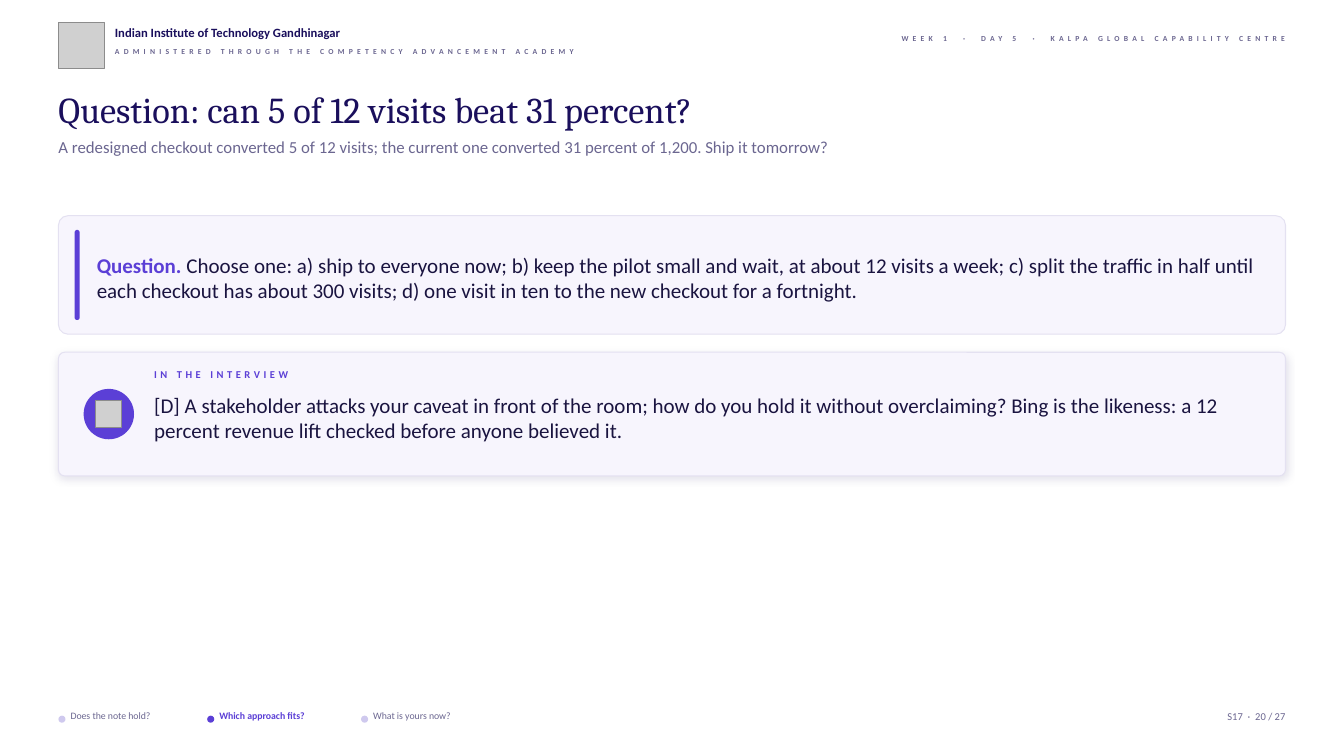
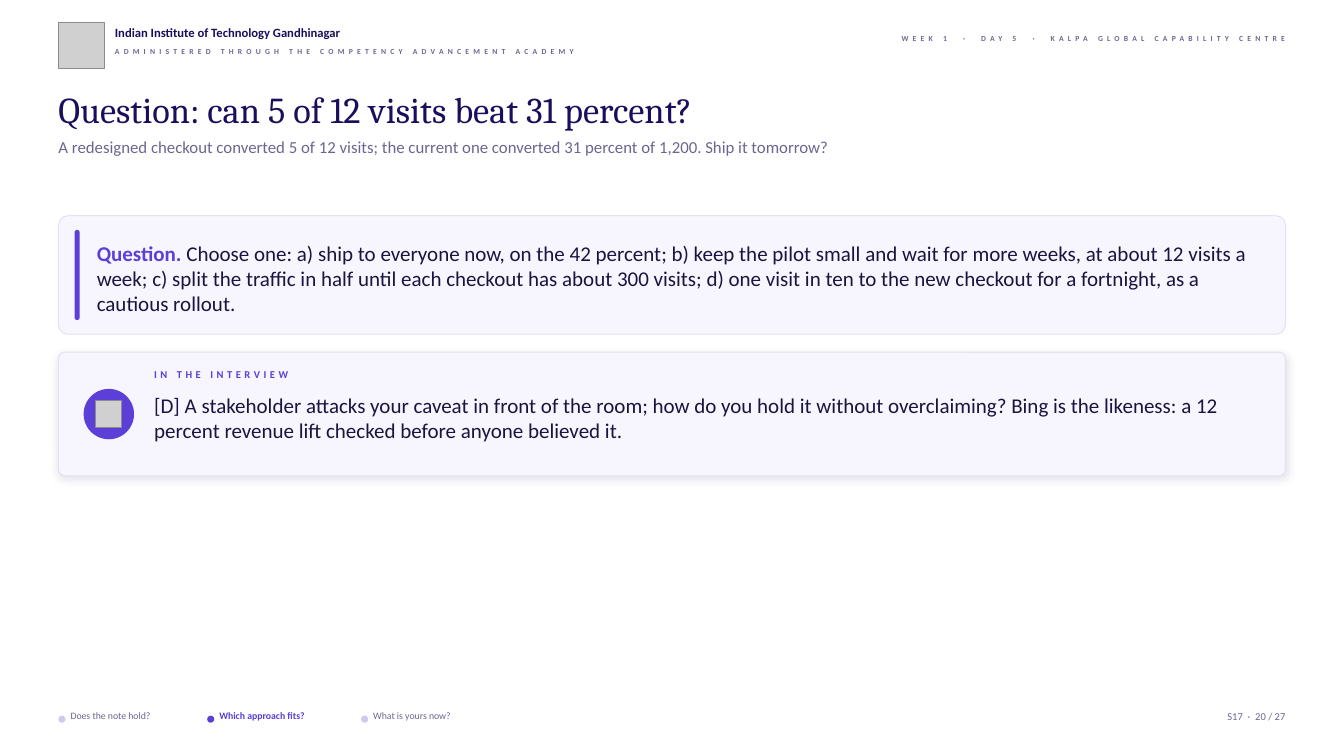
Before and after one commit to fde-academy-lab/c2-content-factory, a slide deck: slide 20 of content/W01/D5/slides/C2_W01_D05_rehearsal_STUDENT.pptx. Drawn at 1344x756 pixels with LibreOffice and Linux fonts; fonts in the diff are those of the drawing; grey boxes stand for pictures; background and template pictures are left out. Boxes give left, top, right and bottom in pixels: in the first picture for what was removed or moved away, otherwise in the second. Text is boxed around its words. In the diff, an @@ line names an element or a change of style, - is before the commit and + after.

```diff
--- a/content/W01/D5/slides/C2_W01_D05_rehearsal_STUDENT.pptx
+++ b/content/W01/D5/slides/C2_W01_D05_rehearsal_STUDENT.pptx
@@ text at (97, 246, 1246, 311): text changed @@
-Question. Choose one: a) ship to everyone now; b) keep the pilot small and wait, at about 12 visits a week; c) split the traffic in half until each checkout has about 300 visits; d) one visit in ten to the new checkout for a fortnight.
+Question. Choose one: a) ship to everyone now, on the 42 percent; b) keep the pilot small and wait for more weeks, at about 12 visits a week; c) split the traffic in half until each checkout has about 300 visits; d) one visit in ten to the new checkout for a fortnight, as a cautious rollout.
```
Also in this commit, not shown: 16 other slides changed, 4 other files.
